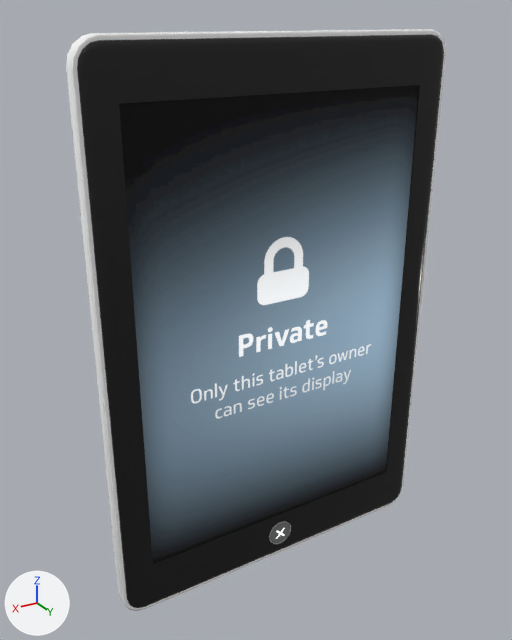
Before and after pictures for a commit that changed the FBX model interface/resources/meshes/tablet-with-home-button.fbx.
The view is the same before and after, from a 50 mm camera at (0.32, 0.595, 0.381) aimed at (0.015, 0.086, 0.126). Every picture has the same lights, and +X, +Y and +Z are marked at lower left.
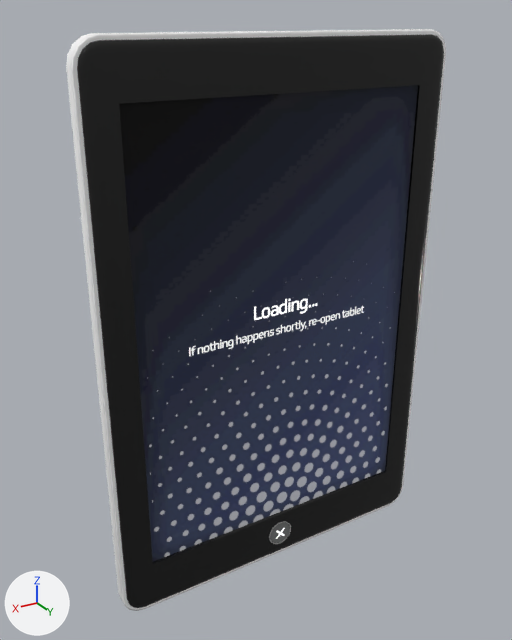
Edits to the bpy script that builds the scene:
```text
Add img_tablet_private_v2_jpg:
    img_tablet_private_v2_jpg = load_image('Tablet-Private-v2.jpg', '_unpacked/Tablet-Private-v2.jpg', 574, 843, 'Non-Color')
Change mat_mat_screen:
    where n2 = _N.new('ShaderNodeTexImage'); n2.name = 'Image Texture'
    n2.image: img_tablet_private_screen_jpg -> img_tablet_private_v2_jpg
    where n3 = _N.new('ShaderNodeTexImage'); n3.name = 'Image Texture.001'
    n3.image: img_tablet_private_screen_jpg -> img_tablet_private_v2_jpg
```

Pixel boxes (x1, y1, x2, y2) of what changed, in the pictures (512 x 640 px):
'Cylinder.002', surface changed: (127, 84, 419, 563) in both
